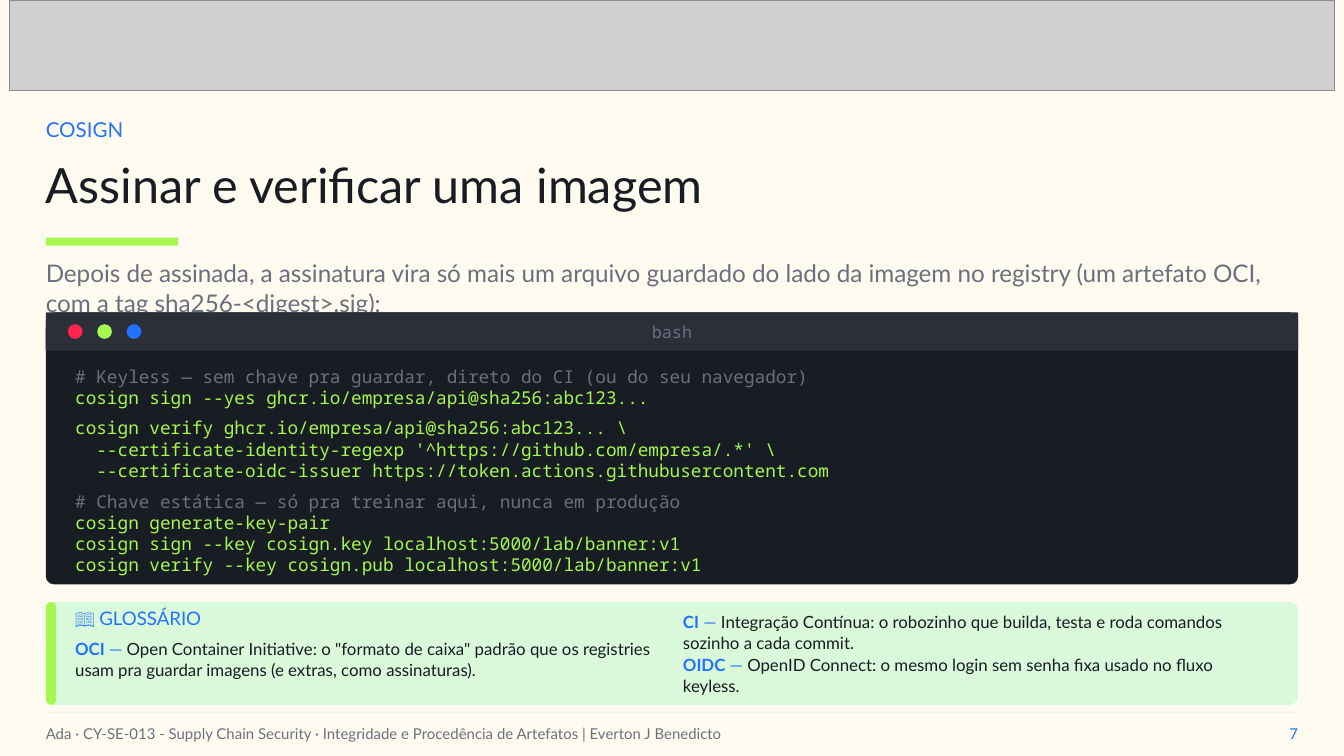
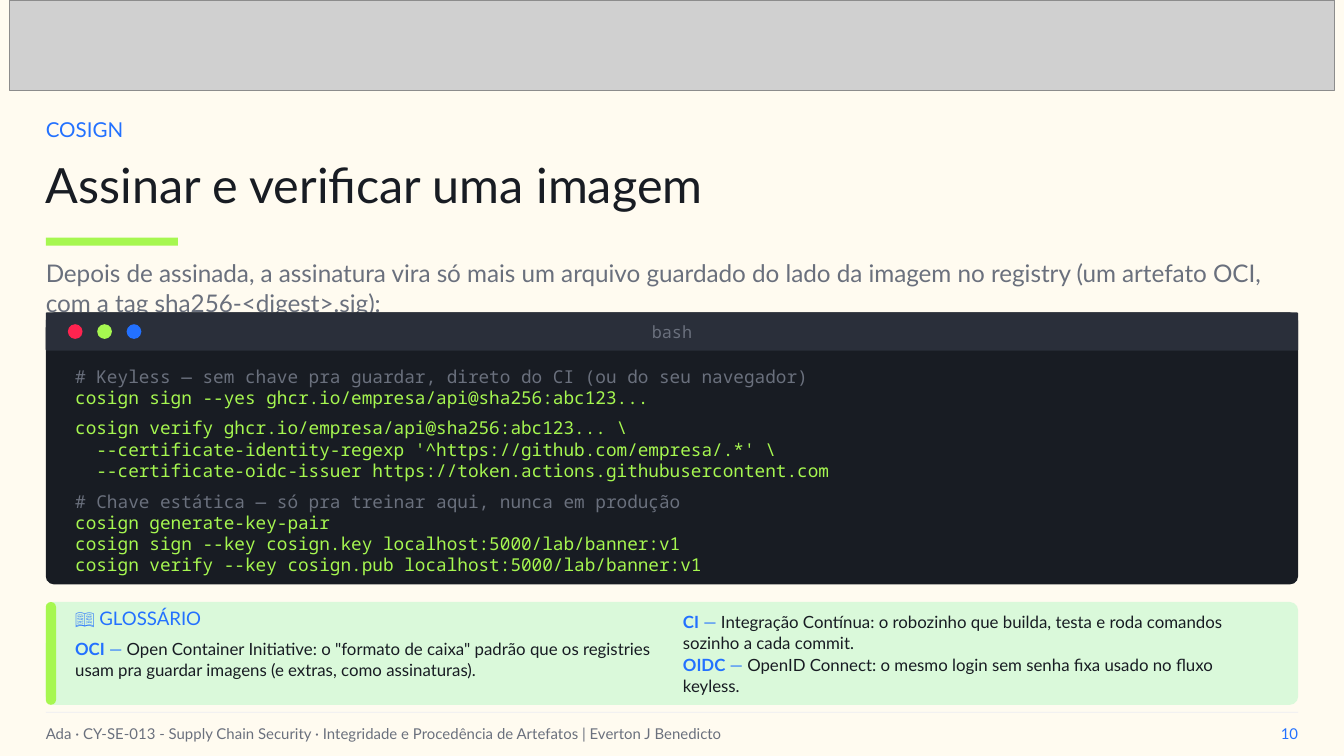
Before and after one commit to everton-dev/AdaTech.Aulas, a slide deck: slide 10 of CY-SE-013 - Supply Chain Security/slides/Aula_07_Integridade_e_Procedencia_de_Artefatos.pptx (slide 9 before the commit). Drawn at 1344x756 pixels with LibreOffice and Linux fonts; fonts in the diff are those of the drawing; grey boxes stand for pictures. Boxes give left, top, right and bottom in pixels: in the first picture for what was removed or moved away, otherwise in the second. Text is boxed around its words. In the diff, an @@ line names an element or a change of style, - is before the commit and + after.

```diff
--- a/CY-SE-013 - Supply Chain Security/slides/Aula_07_Integridade_e_Procedencia_de_Artefatos.pptx
+++ b/CY-SE-013 - Supply Chain Security/slides/Aula_07_Integridade_e_Procedencia_de_Artefatos.pptx
@@ text at [1281, 728, 1298, 739]: text changed @@
-7
+10
```
Also in this commit, not shown: 8 other slides changed, 1 slide added, 1 other file.
